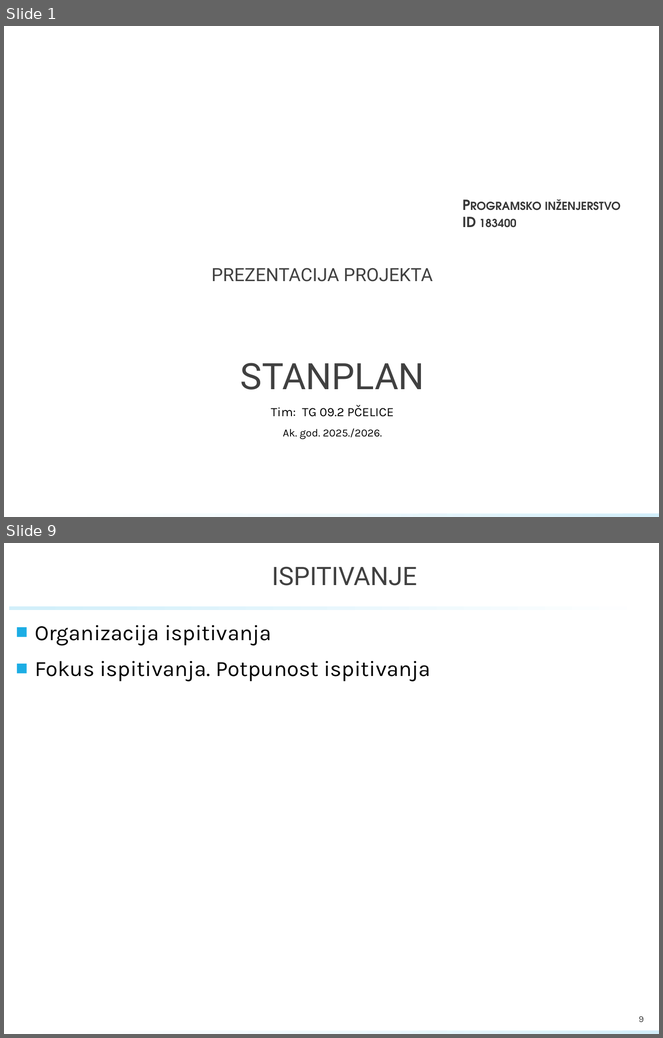
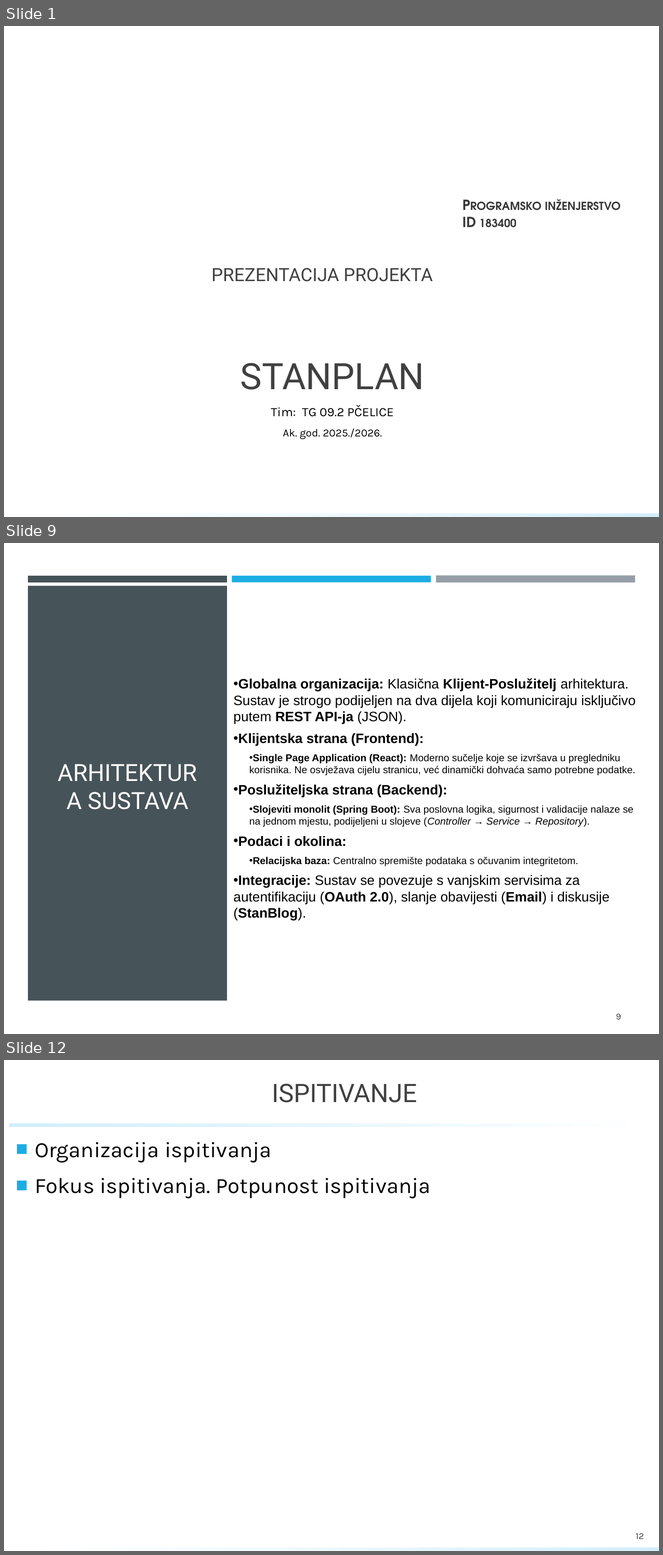
Before and after one commit to Luka-Sever/StambPravo, a slide deck: PROINZ_TG09.2_StanPlan.pptx. Shown one above the other, each under a label of ours: slides 1 and 9 before the commit, slides 1, 9 and 12 after it; the slides between them are not shown. The pictures are 663x1038 and 663x1555 pixels, drawn with LibreOffice and Linux fonts; fonts in the diff are those of the drawing; background and template pictures are left out. Boxes give left, top, right and bottom in pixels: in the first picture for what was removed or moved away, otherwise in the second. Text is boxed around its words. In the diff, an @@ line names an element or a change of style, - is before the commit and + after.

```diff
--- a/PROINZ_TG09.2_StanPlan.pptx
+++ b/PROINZ_TG09.2_StanPlan.pptx
@@ slide 9 added at [4,543,659,1034], background #FFFFFF; not listed: 1 template element that a slide beside it also shows @@
@@ rectangle added at [4,543,659,1034], fill #FFFFFF @@
@@ rectangle added at [28,576,228,583], fill #465359 @@
@@ rectangle added at [28,586,228,1001], fill #465359 @@
@@ rectangle added at [232,576,431,583], fill #1CADE4 @@
@@ rectangle added at [437,576,636,583], fill #969FA7 @@
@@ text added at [233,678,636,921], 11 pt, text #000000 @@
+• Globalna organizacija: Klasična Klijent-Poslužitelj arhitektura. Sustav je strogo podijeljen na dva dijela koji komuniciraju isključivo putem REST API-ja (JSON).
+• Klijentska strana (Frontend):
+  • Single Page Application (React): Moderno sučelje koje se izvršava u pregledniku korisnika. Ne osvježava cijelu stranicu, već dinamički dohvaća samo potrebne podatke.
+• Poslužiteljska strana (Backend):
+  • Slojeviti monolit (Spring Boot): Sva poslovna logika, sigurnost i validacije nalaze se na jednom mjestu, podijeljeni u slojeve (Controller → Service → Repository).
+• Podaci i okolina:
+  • Relacijska baza: Centralno spremište podataka s očuvanim integritetom.
+• Integracije: Sustav se povezuje s vanjskim servisima za autentifikaciju (OAuth 2.0), slanje obavijesti (Email) i diskusije (StanBlog).
@@ title added at [88,792,189,810], 26 pt, text #FFFEFF @@
+ARHITEKTURA SUSTAVA
@@ page number added at [616,1014,621,1020], 10 pt, text #404040 @@
+9
@@ what was slide 9 is now slide 12 @@
@@ page number at [636,1534,644,1539]: text changed @@
-9
+12
```
Also in this commit, not shown: 4 slides changed, 6 other slides added, 4 slides removed.
